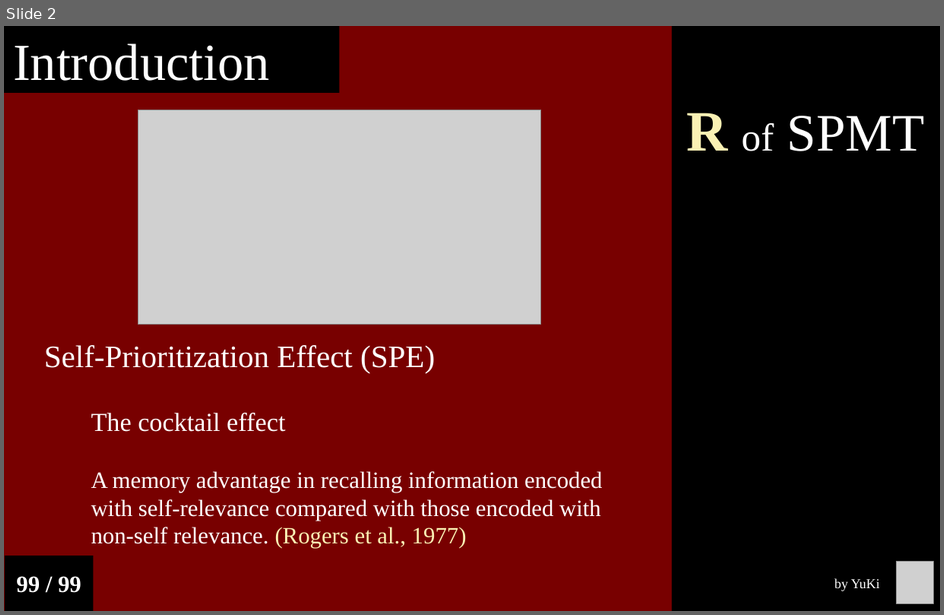
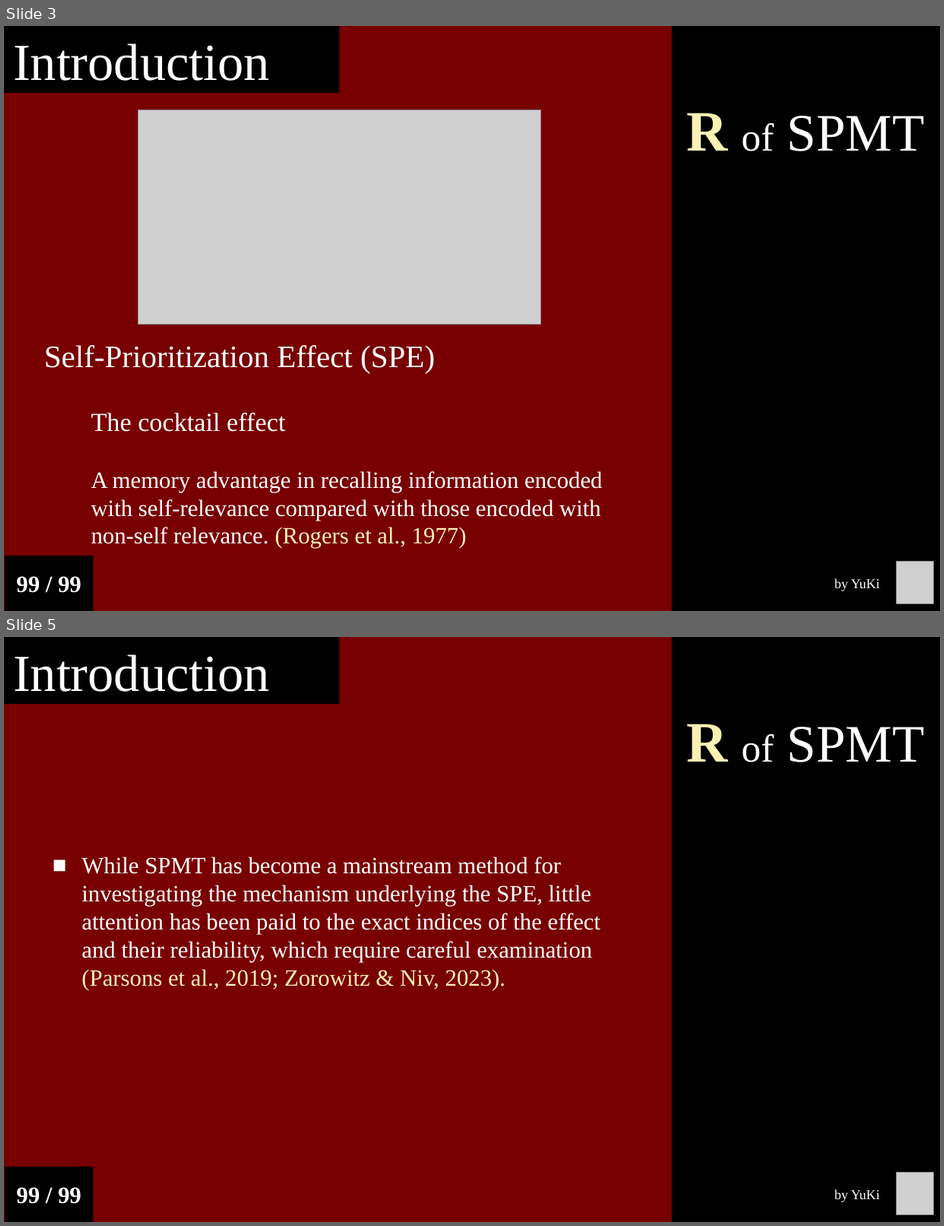
Before and after one commit to Chuan-Peng-Lab/ReliabilitySPE, a slide deck: 6_Reports/6_2_Phase_2/End_Semester_Report.pptx. Shown one above the other, each under a label of ours: slide 2 before the commit, slides 3 and 5 after it; the slides between them are not shown. The pictures are 944x615 and 944x1226 pixels, drawn with LibreOffice and Linux fonts; fonts in the diff are those of the drawing; grey boxes stand for pictures. Boxes give left, top, right and bottom in pixels: in the first picture for what was removed or moved away, otherwise in the second. Text is boxed around its words. In the diff, an @@ line names an element or a change of style, - is before the commit and + after.

```diff
--- a/6_Reports/6_2_Phase_2/End_Semester_Report.pptx
+++ b/6_Reports/6_2_Phase_2/End_Semester_Report.pptx
@@ slide 5 added at [4,637,940,1222], background #780000 @@
@@ rectangle added at [4,637,339,703], fill #000000, 40 pt, text #FFFFFF @@
+Introduction
@@ rectangle added at [671,637,940,1222], fill #000000, 40.5 pt, text #FFFFFF @@
+R of SPMT
@@ text added at [82,857,601,990], 18 pt, text #FFFFFF @@
+■ While SPMT has become a mainstream method for investigating the mechanism underlying the SPE, little attention has been paid to the exact indices of the effect and their reliability, which require careful examination (Parsons et al., 2019; Zorowitz & Niv, 2023).
@@ rectangle added at [5,1167,93,1222], fill #000000, 18 pt, text #FFFFFF, bold @@
+99 / 99
@@ picture added at [896,1173,933,1215] @@
@@ text added at [835,1190,880,1202], 10.5 pt, text #FFFFFF @@
+by YuKi
@@ what was slide 2 is now slide 3 @@
```
Also in this commit, not shown: 2 slides changed, 5 other slides added.
